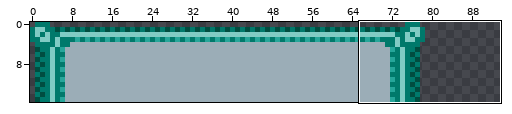
One commit to this pixel-art file: Assets/Sprites/Ui/Aseprite/HotBar.aseprite. The picture above shows the old version from afar; the outline marks the close-up.
Close-up. Old version:
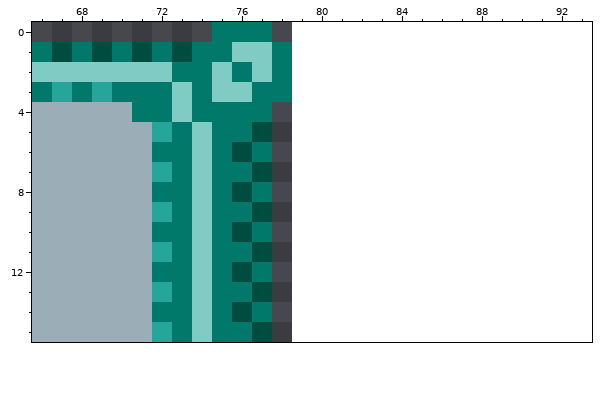
79x16 pixels, 1 frame. Colours within 5 levels of each other are drawn and written as one. Shown: x 66..93, y 0..15. The old version is drawn lined up with the new one, on the new canvas. The wide view leaves out empty margins.
The same view after the edit:
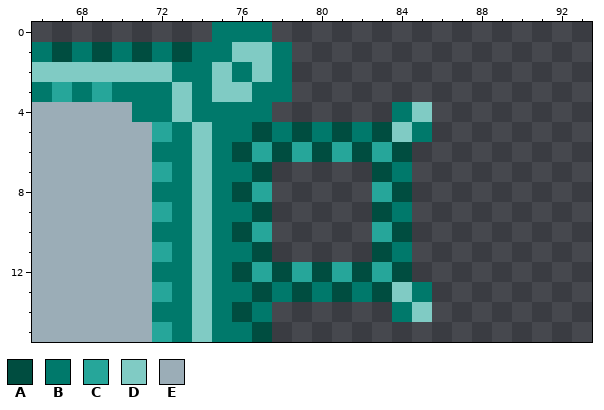
Palette (. is transparent): A #004d40  B #00796b  C #26a69a  D #80cbc4  E #9badb7
Changes in this commit:
canvas 79x16 -> 102x16
Colour A is added in row 5 at x 79, 81 and 83; in row 6 at x 78, 80, 82 and 84; in row 7 at x 83; in row 8 at x 84; in row 9 at x 83; in row 10 at x 84.
Colour A is added in row 11 at x 83; in row 12 at x 78, 80, 82 and 84; in row 13 at x 79, 81 and 83.
Colour B is added in row 4 at x 84; in row 5 at x 78, 80, 82 and 85; in row 7 at x 84; in row 9 at x 84; in row 11 at x 84; in row 13 at x 78, 80, 82 and 85.
Colour B is added in row 14 at x 84.
Colour C is added in row 6 at x 79, 81 and 83; in row 8 at x 83; in row 10 at x 83; in row 12 at x 79, 81 and 83.
Colour C replaces colour B in row 6 at x 77; in row 8 at x 77; in row 10 at x 77; in row 12 at x 77.
Colour D is added in row 4 at x 85; in row 5 at x 84; in row 13 at x 84; in row 14 at x 85.
